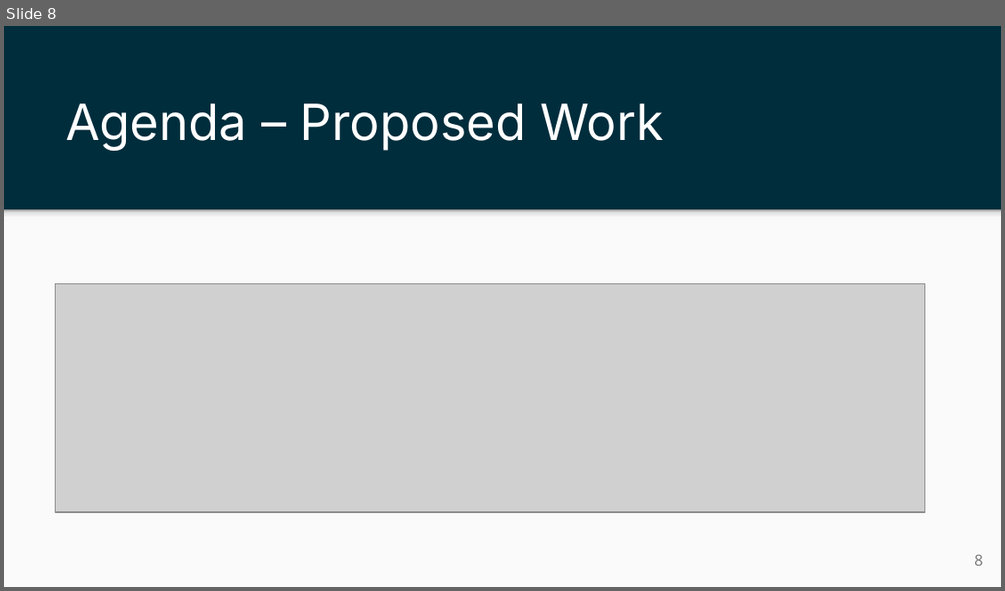
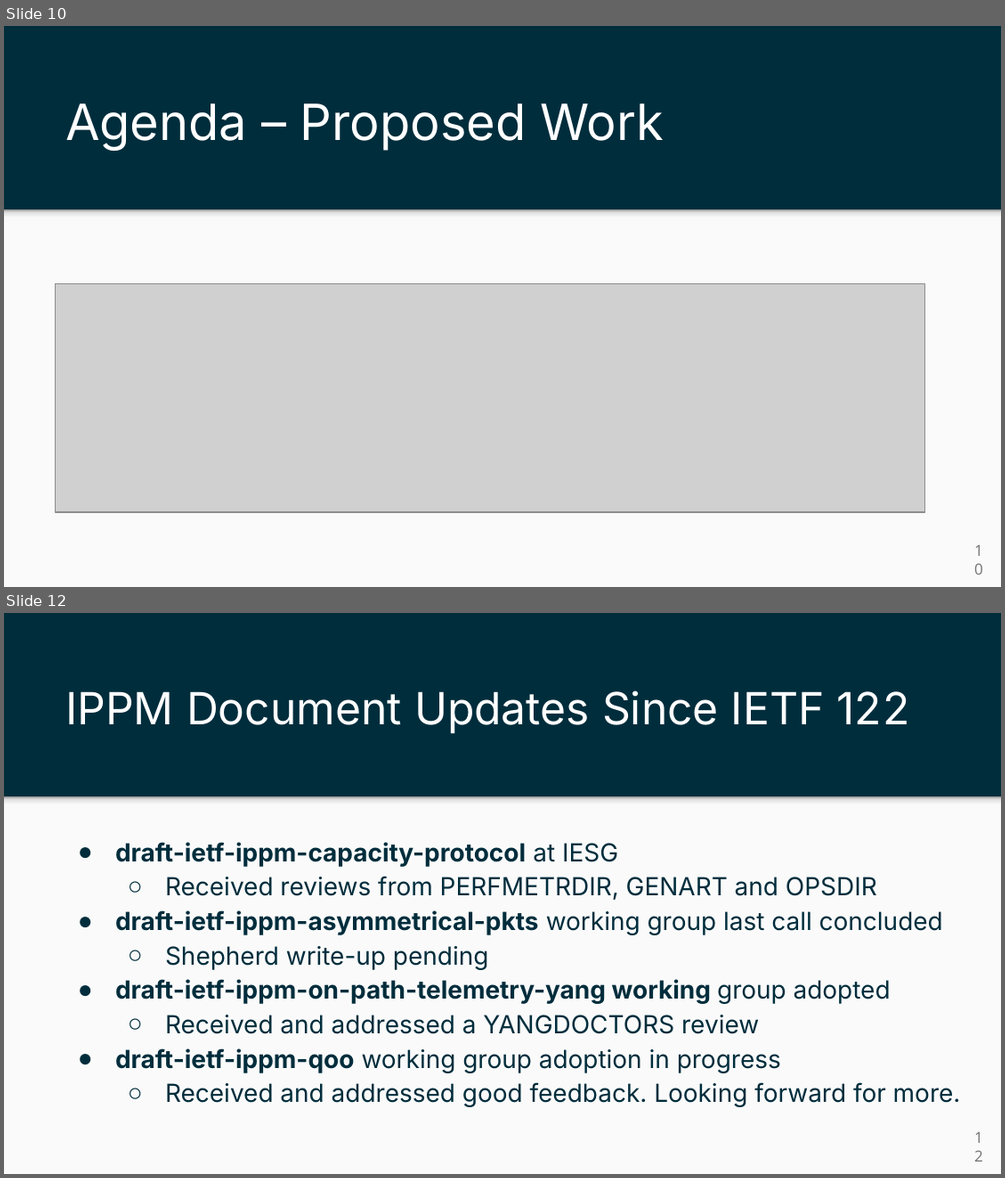
Before and after one commit to ietf-ippm/meeting-materials, a slide deck: ietf123-Madrid/Slides/chair-slides-bmwg-ippm.pptx. Shown one above the other, each under a label of ours: slide 8 before the commit, slides 10 and 12 after it; the slides between them are not shown. The pictures are 1005x591 and 1005x1178 pixels, drawn with LibreOffice and Linux fonts; fonts in the diff are those of the drawing; grey boxes stand for pictures. Boxes give left, top, right and bottom in pixels: in the first picture for what was removed or moved away, otherwise in the second. Text is boxed around its words. In the diff, an @@ line names an element or a change of style, - is before the commit and + after.

Commit message:
added document status

```diff
--- a/ietf123-Madrid/Slides/chair-slides-bmwg-ippm.pptx
+++ b/ietf123-Madrid/Slides/chair-slides-bmwg-ippm.pptx
@@ slide 12 added at (4, 613, 1001, 1174), background #002D3C; not listed: 2 template elements that a slide beside it also shows @@
@@ title added at (65, 690, 910, 733), 32 pt, text #FFFFFF @@
+IPPM Document Updates Since IETF 122
@@ text added at (115, 842, 961, 1107), 18 pt, text #002D3C @@
+● draft-ietf-ippm-capacity-protocol at IESG
+  ○ Received reviews from PERFMETRDIR, GENART and OPSDIR
+● draft-ietf-ippm-asymmetrical-pkts working group last call concluded
+  ○ Shepherd write-up pending
+● draft-ietf-ippm-on-path-telemetry-yang working group adopted
+  ○ Received and addressed a YANGDOCTORS review
+● draft-ietf-ippm-qoo working group adoption in progress
+  ○ Received and addressed good feedback. Looking forward for more.
@@ page number added at (956, 1128, 993, 1165), 11 pt, text #737373 @@
+12
@@ what was slide 8 is now slide 10 @@
@@ page number at (974, 554, 983, 565): text changed @@
-8
+10
```
Also in this commit, not shown: 2 slides changed, 2 other slides added, 1 other file.
